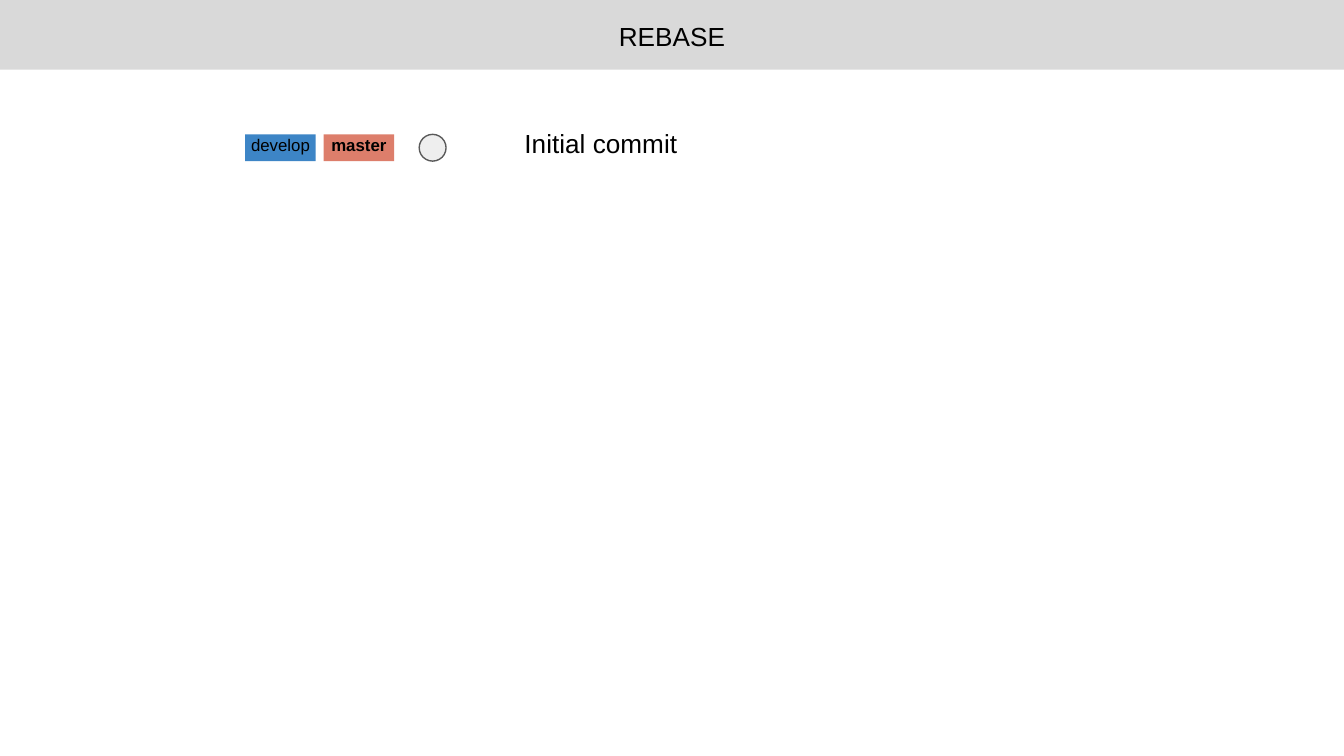
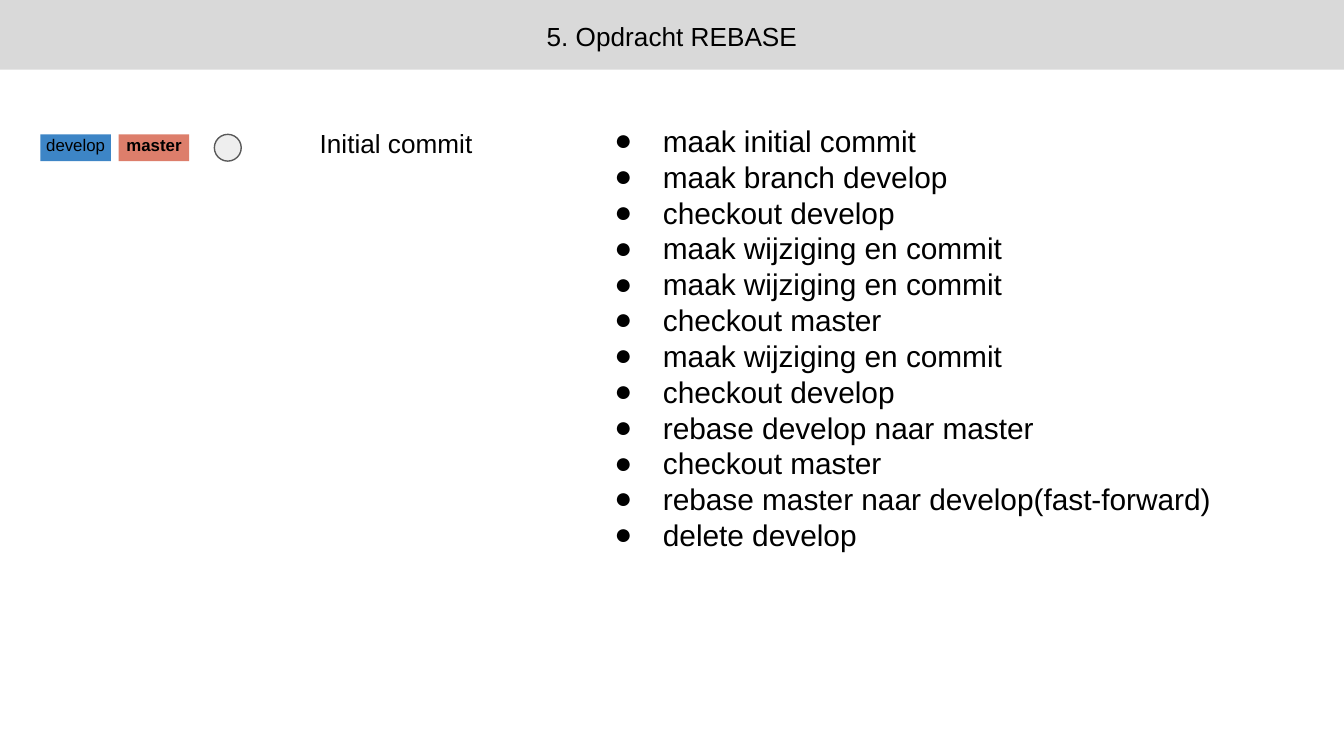
Before and after one commit to Lveekhout/juniorsoftwareengineer, a slide deck: slide 2 of git-workshop-opdracht-rebase.pptx. Drawn at 1344x756 pixels with LibreOffice and Linux fonts; fonts in the diff are those of the drawing. Boxes give left, top, right and bottom in pixels: in the first picture for what was removed or moved away, otherwise in the second. Text is boxed around its words. In the diff, an @@ line names an element or a change of style, - is before the commit and + after.

```diff
--- a/git-workshop-opdracht-rebase.pptx
+++ b/git-workshop-opdracht-rebase.pptx
@@ text in rectangle at <box>547,27,797,52</box>: text changed @@
-REBASE
+5. Opdracht REBASE
@@ 2 rectangles, 1 text, 1 ellipse: place and size @@
-2 rectangles, 1 text, 1 ellipse at <box>245,134,677,161</box>
+2 rectangles, 1 text, 1 ellipse at <box>40,134,472,161</box>
@@ text added at <box>663,130,1210,552</box>, 16 pt, text #000000 @@
+● maak initial commit
+● maak branch develop
+● checkout develop
+● maak wijziging en commit
+● maak wijziging en commit
+● checkout master
+● maak wijziging en commit
+● checkout develop
+● rebase develop naar master
+● checkout master
+● rebase master naar develop(fast-forward)
+● delete develop
```
Also in this commit, not shown: 11 other slides changed, 14 other files.
